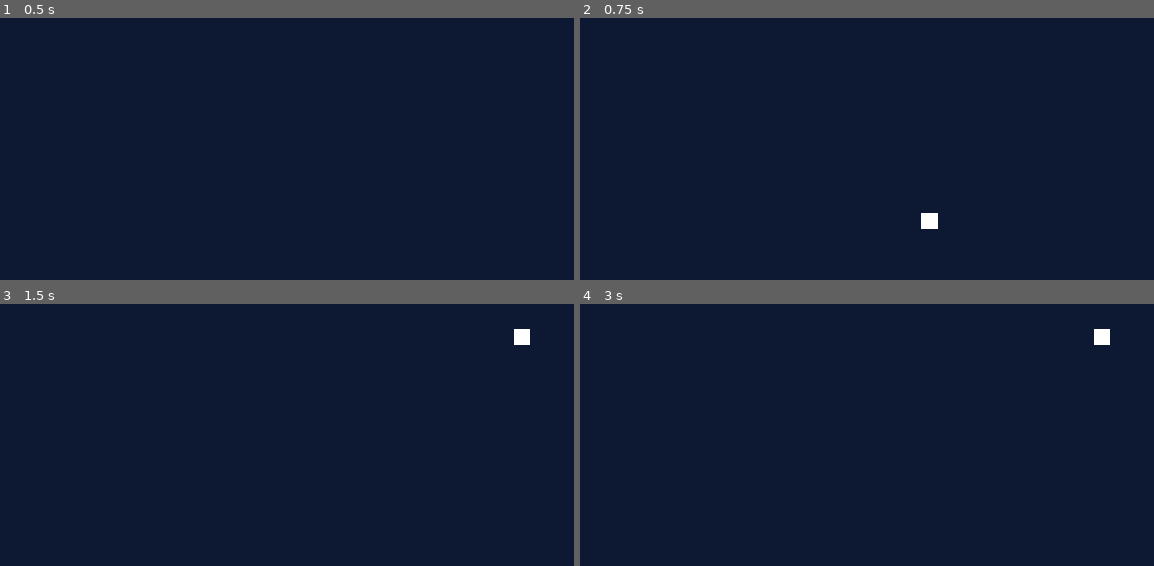
Above: before the commit, frames 1-4 (two rows, left to right).
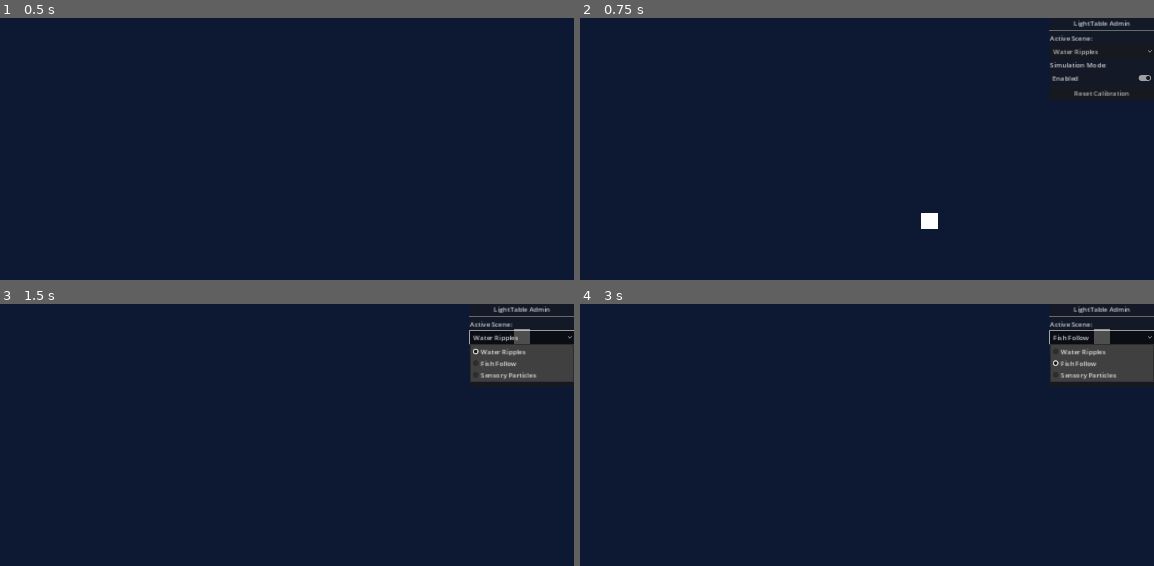
Above: after the commit, the same moments.

Repository: Illusiontechnique/LightTable
Game: Godot game, scene res://scenes/main.tscn
Two runs of this game, one before a commit and one after it. Both use one fixed random seed, a clock stepped at 60 frames per second and the inputs below.
Inputs (mouse positions are in pixels of both pictures, inside the frame that each line leads up to):
- Up to frame 1 (0.5 s): no input
- Up to frame 2 (0.75 s): tap Enter at 0.5 s; move the mouse to (930, 219) at 0.52 s; hold Tab (ui_focus_next) from 0.53 s (still down); click (930, 219) at 0.67 s
- Up to frame 3 (1.5 s): release Tab (ui_focus_next) at 1.25 s; click (522, 338) at 1.25 s, where only the run after the commit has a clickable "Water Ripples"
- Up to frame 4 (3 s): click (1102, 364) at 2 s, where only the run after the commit has a clickable "Enabled"; click (1102, 338) at 2.75 s, where only the run after the commit has a clickable "Fish Follow"

Frame 1 is identical in both runs. In frame 2, 0.9% of the frame differs, in the area x 81-100%, y 0-30%; in frame 3, 3.9%; in frame 4, 3.9%.

Commit message:
Add Control Panel UI with simulation mode toggle; update launch script for error handling
Co-authored-by: Copilot <copilot@github.com>

Diff:
--- a/visual_layer/scenes/main.tscn
+++ b/visual_layer/scenes/main.tscn
@@ -15,3 +15,53 @@
 color = Color(0.05, 0.1, 0.2, 1)
 
 [node name="Interactions" type="Node2D" parent="."]
+
+[node name="UI" type="CanvasLayer" parent="."]
+
+[node name="ControlPanel" type="PanelContainer" parent="UI"]
+modulate = Color(1, 1, 1, 0.784314)
+anchors_preset = 1
+anchor_left = 1.0
+anchor_right = 1.0
+offset_left = -250.0
+offset_bottom = 200.0
+grow_horizontal = 0
+
+[node name="VBox" type="VBoxContainer" parent="UI/ControlPanel"]
+layout_mode = 2
+
+[node name="Title" type="Label" parent="UI/ControlPanel/VBox"]
+layout_mode = 2
+text = "LightTable Admin"
+horizontal_alignment = 1
+
+[node name="HSeparator" type="HSeparator" parent="UI/ControlPanel/VBox"]
+layout_mode = 2
+
+[node name="SceneLabel" type="Label" parent="UI/ControlPanel/VBox"]
+layout_mode = 2
+text = "Active Scene:"
+
+[node name="SceneSelect" type="OptionButton" parent="UI/ControlPanel/VBox"]
+layout_mode = 2
+item_count = 3
+selected = 0
+popup/item_0/text = "Water Ripples"
+popup/item_0/id = 0
+popup/item_1/text = "Fish Follow"
+popup/item_1/id = 1
+popup/item_2/text = "Sensory Particles"
+popup/item_2/id = 2
+
+[node name="SimLabel" type="Label" parent="UI/ControlPanel/VBox"]
+layout_mode = 2
+text = "Simulation Mode:"
+
+[node name="SimToggle" type="CheckButton" parent="UI/ControlPanel/VBox"]
+layout_mode = 2
+button_pressed = true
+text = "Enabled"
+
+[node name="ResetCalibration" type="Button" parent="UI/ControlPanel/VBox"]
+layout_mode = 2
+text = "Reset Calibration"
--- a/visual_layer/scripts/main.gd
+++ b/visual_layer/scripts/main.gd
@@ -2,14 +2,30 @@
 
 @onready var receiver = $NetworkReceiver
 @onready var interaction_container = $Interactions
+@onready var control_panel = $UI/ControlPanel
+@onready var sim_toggle = $UI/ControlPanel/VBox/SimToggle
 
 var simulation_mode = true
 
 # Simple interaction visualizer (circles that appear at hand positions)
 func _ready():
 	receiver.interaction_received.connect(_on_interaction_received)
+	sim_toggle.toggled.connect(_on_sim_toggled)
+
+	# Hide UI by default, show with TAB
+	control_panel.visible = false
+
+func _on_sim_toggled(button_pressed):
+	simulation_mode = button_pressed
 
 func _input(event):
+	if event.is_action_pressed("ui_focus_next"): # TAB key
+		control_panel.visible = !control_panel.visible
+		if control_panel.visible:
+			Input.mouse_mode = Input.MOUSE_MODE_VISIBLE
+		else:
+			Input.mouse_mode = Input.MOUSE_MODE_HIDDEN
+
 	# Mouse simulation for testing without camera hardware
 	if simulation_mode and event is InputEventMouse:
 		var normalized_pos = event.position / get_viewport_rect().size
Not shown, changed: launch_lighttable.bat
